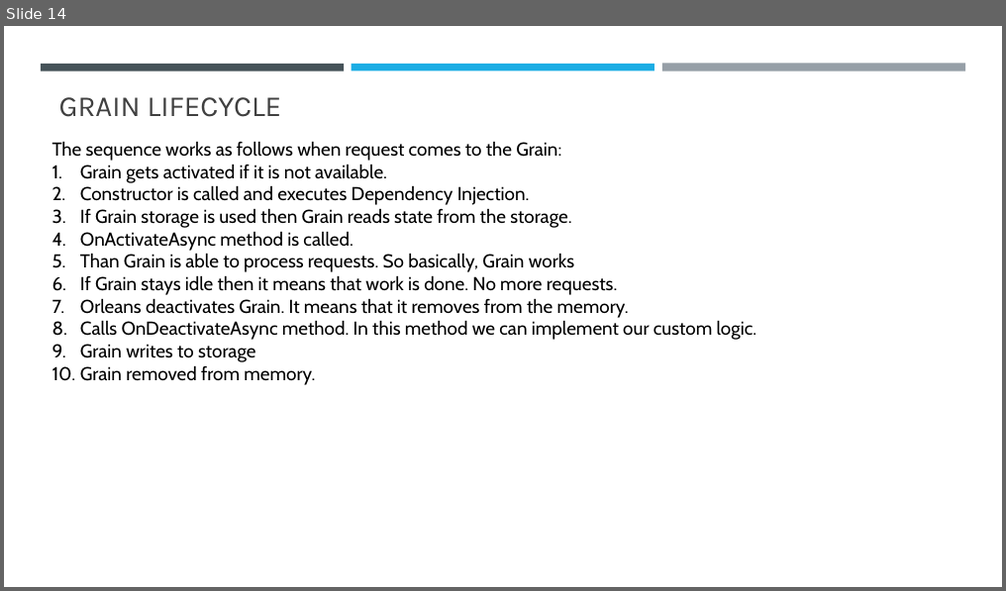
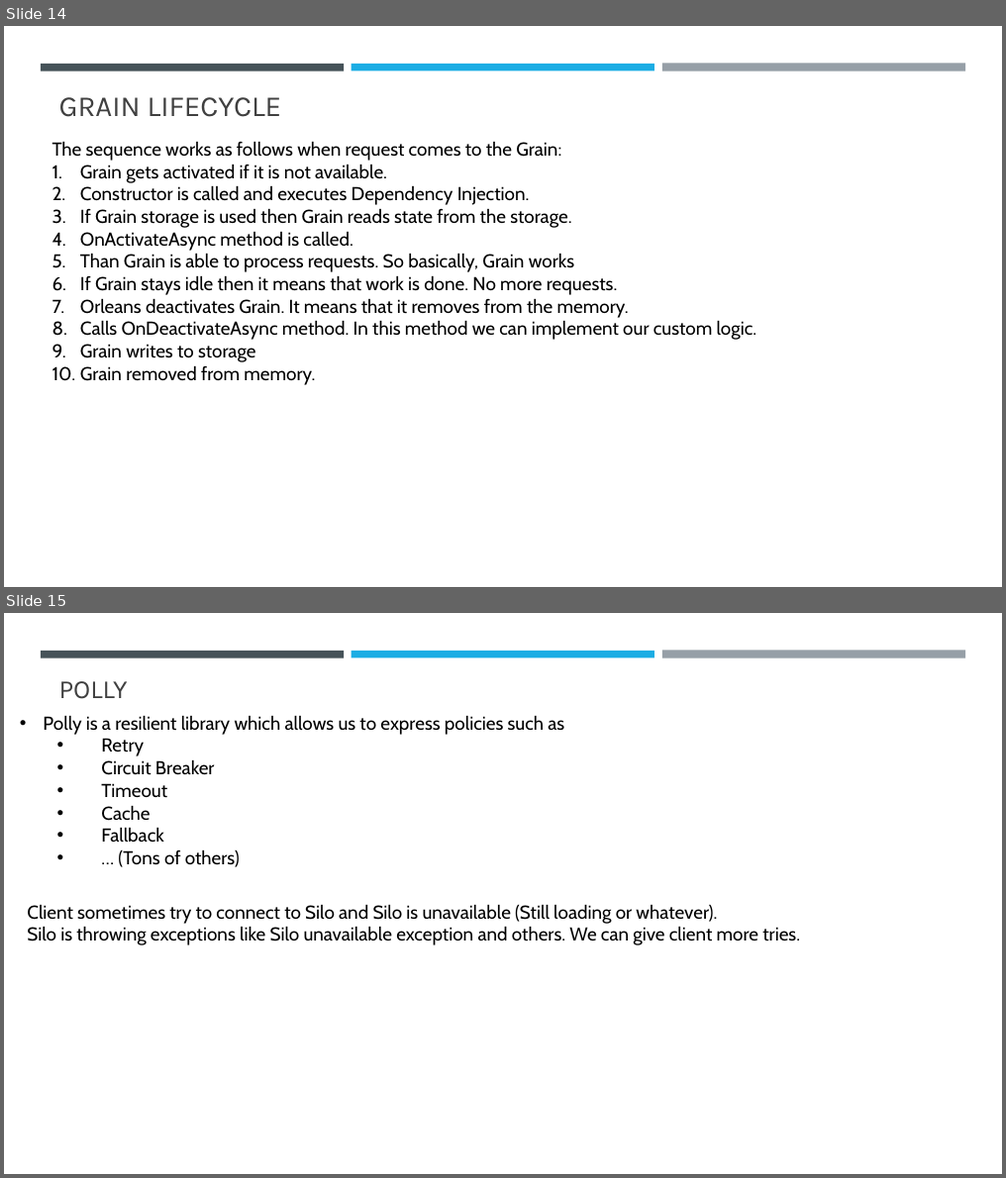
Before and after one commit to sansindia85/Orleans, a slide deck: Presentation/Microsoft Orleans.pptx. Shown one above the other, each under a label of ours: slide 14 before the commit, slides 14 and 15 after it. The pictures are 1006x591 and 1006x1178 pixels, drawn with LibreOffice and Linux fonts; fonts in the diff are those of the drawing. Boxes give left, top, right and bottom in pixels: in the first picture for what was removed or moved away, otherwise in the second. Text is boxed around its words. In the diff, an @@ line names an element or a change of style, - is before the commit and + after.

Commit message:
Handle client reconnection with Polly.

```diff
--- a/Presentation/Microsoft Orleans.pptx
+++ b/Presentation/Microsoft Orleans.pptx
@@ slide 15 added at (4,613,1002,1174), background #FFFFFF; not listed: 3 template elements that a slide beside it also shows @@
@@ title added at (59,681,128,699), 25.2 pt, text #404040 @@
+POLLY
@@ text added at (43,715,564,867), 18 pt, text #000000 @@
+• Polly is a resilient library which allows us to express policies such as
+  • Retry
+  • Circuit Breaker
+  • Timeout
+  • Cache
+  • Fallback
+  • … (Tons of others)
@@ text added at (27,904,800,946), 18 pt, text #000000 @@
+Client sometimes try to connect to Silo and Silo is unavailable (Still loading or whatever).
+Silo is throwing exceptions like Silo unavailable exception and others. We can give client more tries.
```
Also in this commit, not shown: 4 other files.
